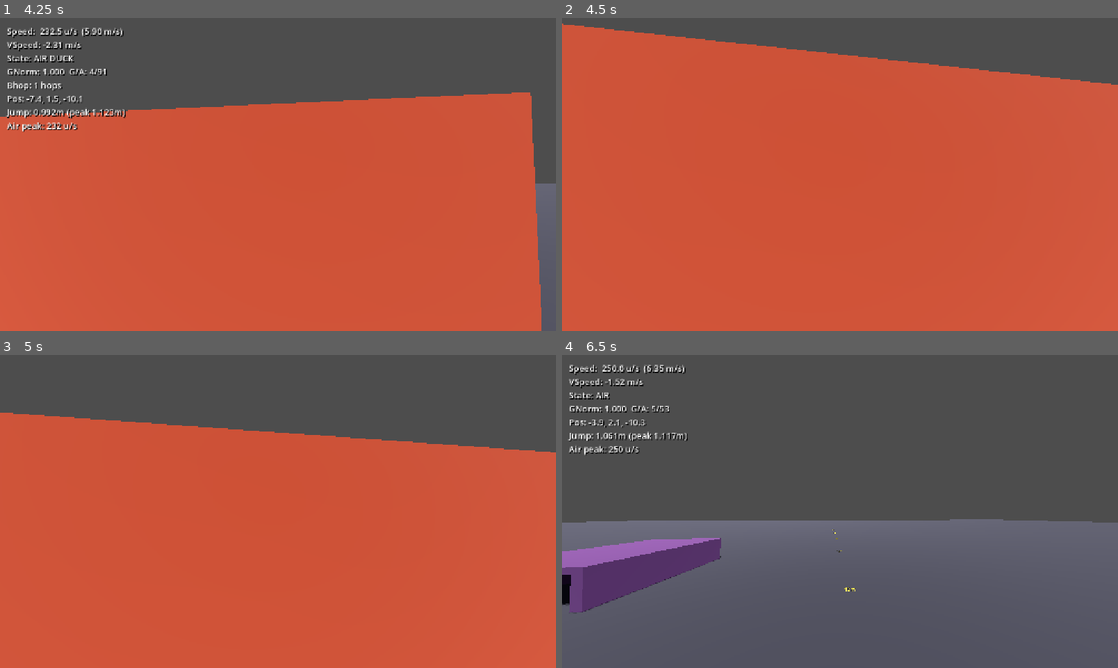
Above: before the commit, frames 1-4 (two rows, left to right).
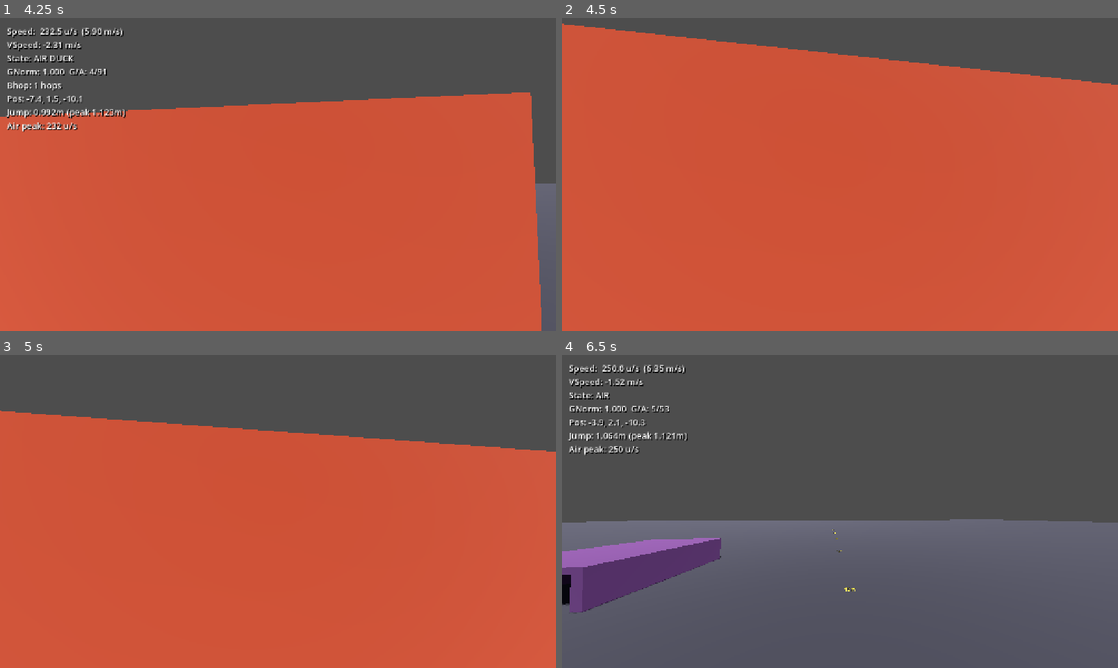
Above: after the commit, the same moments.

Repository: gotospaceplace/angels_and_demons
Game: Godot game, scene res://client/scenes/main.tscn
The game is run twice, just before and just after one commit, with the same random seed, the same clock (stepped at 60 frames per second) and the same inputs. This scene is started directly instead of the project's main scene.
Inputs (mouse positions are in pixels of both pictures, inside the frame that each line leads up to):
- Up to frame 1 (4.25 s): move the mouse to (272, 180) at 0.52 s; hold Ctrl (duck) 0.53-1.28 s; hold W (move_forward) 0.53-2.78 s; tap Space (jump) at 0.77, 1.52, 3.02, 3.77 s; move the mouse to (316, 177) at 1.27 s; tap F7 (toggle_hud) at 1.35, 2.85 s; move the mouse to (233, 171) at 2.02 s; hold Ctrl (duck) 2.03-2.78 s; move the mouse to (283, 174) at 2.77 s; hold A (move_left) 2.78-3.53 s; move the mouse to (255, 168) at 3.52 s; hold W (move_forward) from 3.53 s (still down); hold Ctrl (duck) from 3.53 s (still down)
- Up to frame 2 (4.5 s): keep holding W (move_forward); move the mouse to (867, 174) at 4.27 s; release Ctrl (duck) at 4.28 s; tap F7 (toggle_hud) at 4.35 s
- Up to frame 3 (5 s): keep holding W (move_forward); tap Space (jump) at 4.52 s
- Up to frame 4 (6.5 s): move the mouse to (812, 511) at 5.02 s; hold Ctrl (duck) 5.03-5.78 s; tap Enter at 5.75 s; move the mouse to (851, 505) at 5.77 s; release W (move_forward) at 5.78 s; hold D (move_right) from 5.78 s (still down); tap F7 (toggle_hud) at 5.85 s; tap Space (jump) at 6.02 s

Frame 1 is identical in both runs. In frame 2, less than 0.1% of the frame differs, in the area x 0-96%, y 1-21%; in frame 3, 0.3%, in the area x 0-100%, y 17-32%; in frame 4, less than 0.1%.

Commit message:
Fix stuck near ramp base face: handle all non-walkable surfaces as walls
The CSGBox3D ramp has collision on all faces. The rotated base end face
has normal.y ≈ -0.766 (downward-pointing), which the previous code
missed — it only handled normals with positive Y. The slide against
this face pushed the capsule down into the floor/ramp junction.

Now ALL non-walkable surfaces (normal.y < FLOOR_NORMAL_MIN) get the
wall treatment: project normal to horizontal, slide against it, direct
position offset. Also restrict step-up to absf(normal.y) < 0.3 so the
ramp underside/base face doesn't trigger wasted step-up attempts.

Co-Authored-By: Claude Opus 4.6 <noreply@anthropic.com>

Diff:
--- a/shared/scripts/player_movement.gd
+++ b/shared/scripts/player_movement.gd
@@ -337,10 +337,10 @@
 		var remainder := flat_collision.get_remainder()
 		var normal := flat_collision.get_normal()
 
-		# Step-up only for near-vertical walls, not steep slopes — the
-		# up/forward/down sequence at a slope junction causes spurious
-		# collision resolution that traps the capsule.
-		if not on_slope and normal.y < 0.3:
+		# Step-up only for near-vertical walls (|normal.y| < 0.3).
+		# Steep slopes, ramp undersides and base faces all have larger
+		# |normal.y| and the up/forward/down sequence traps the capsule.
+		if not on_slope and absf(normal.y) < 0.3:
 			var pre_step_pos := global_position
 
 			var step_up_col := move_and_collide(Vector3(0, MC.STEP_SIZE, 0))
@@ -362,9 +362,11 @@
 
 		if not did_step:
 			var slide: Vector3
-			var steep_slide := false
-			if normal.y > 0.0 and normal.y < MC.FLOOR_NORMAL_MIN:
-				steep_slide = true
+			if normal.y < MC.FLOOR_NORMAL_MIN:
+				# Any non-walkable surface (steep slopes, ramp base faces,
+				# undersides): project normal to horizontal and treat as a
+				# vertical wall.  Direct position offset avoids re-collision
+				# from capsule hemisphere proximity.
 				var wall_n := Vector3(normal.x, 0, normal.z)
 				if wall_n.length() > 0.001:
 					wall_n = wall_n.normalized()
@@ -372,17 +374,13 @@
 				else:
 					slide = remainder
 				slide.y = 0.0
+				if slide.length() > 0.001:
+					global_position += slide
 			else:
 				slide = remainder.slide(normal)
 				if slide.y > 0.0:
 					slide.y = 0.0
-			if slide.length() > 0.001:
-				if steep_slide:
-					# Direct offset — move_and_collide would re-collide with
-					# the same steep surface (capsule hemisphere is still in
-					# contact). One tick is ~0.05m, safe from clipping.
-					global_position += slide
-				else:
+				if slide.length() > 0.001:
 					move_and_collide(slide)
 
 	# Ground snap: trace down to maintain slope and stair contact.
